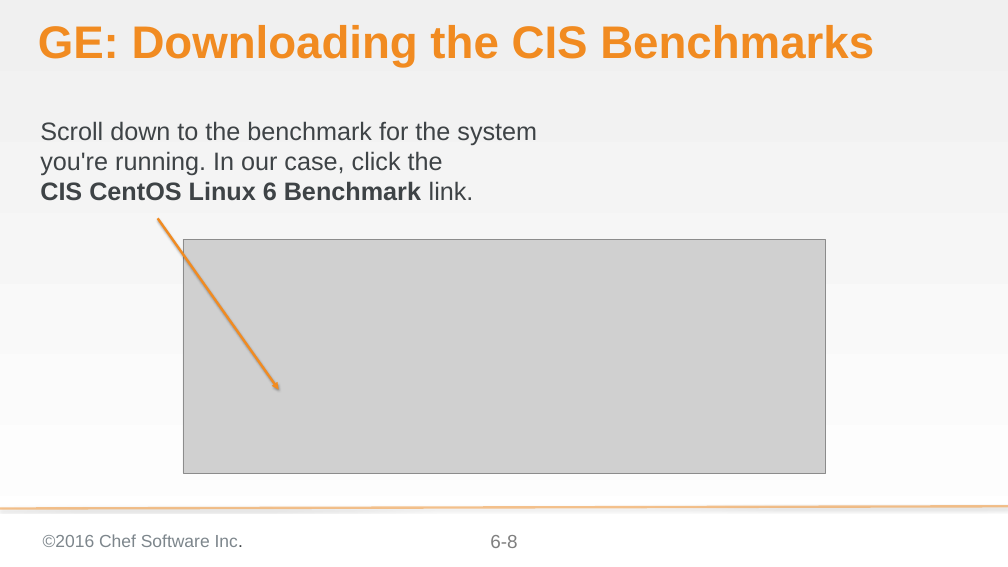
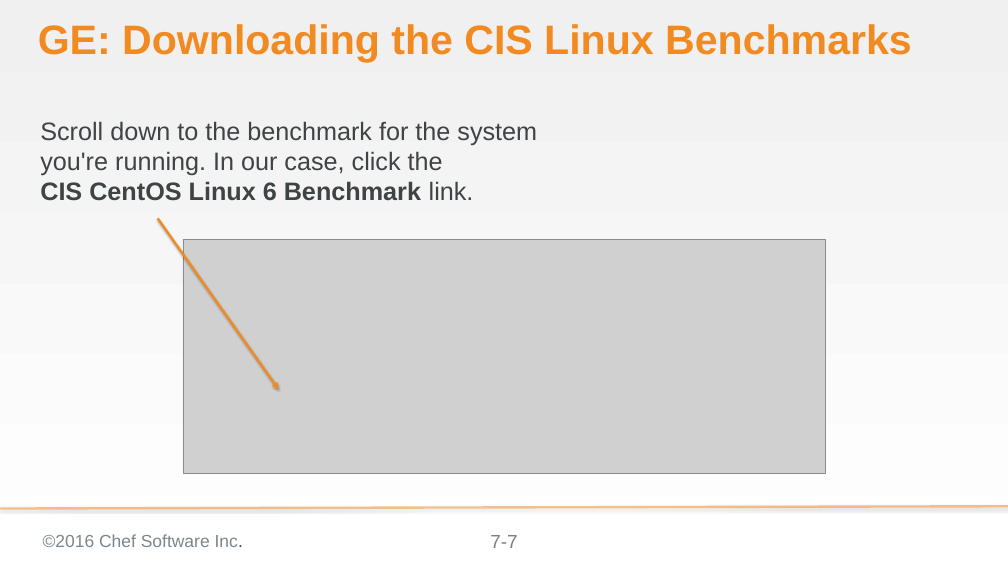
Before and after one commit to bchamby/chef-compliance-installation-configuration-operation, a slide deck: slide 7 of 07-compliance-frameworks-inspec.pptx (slide 8 before the commit). Drawn at 1008x567 pixels with LibreOffice and Linux fonts; fonts in the diff are those of the drawing; grey boxes stand for pictures; background and template pictures are left out. Boxes give left, top, right and bottom in pixels: in the first picture for what was removed or moved away, otherwise in the second. Text is boxed around its words. In the diff, an @@ line names an element or a change of style, - is before the commit and + after.

Commit message:
Downloading the CIS Benchmarks for Windows section added red text to point out where unser construction starts

```diff
--- a/07-compliance-frameworks-inspec.pptx
+++ b/07-compliance-frameworks-inspec.pptx
@@ title at (x1=38, y1=24, x2=912, y2=62): text changed; size 58 to 52.2 pt @@
-GE: Downloading the CIS Benchmarks
+GE: Downloading the CIS Linux Benchmarks
@@ page number at (x1=490, y1=535, x2=517, y2=548): text changed @@
-6-8
+7-7
```
Also in this commit, not shown: 7 other slides changed, 13 slides added, 2 slides removed.
